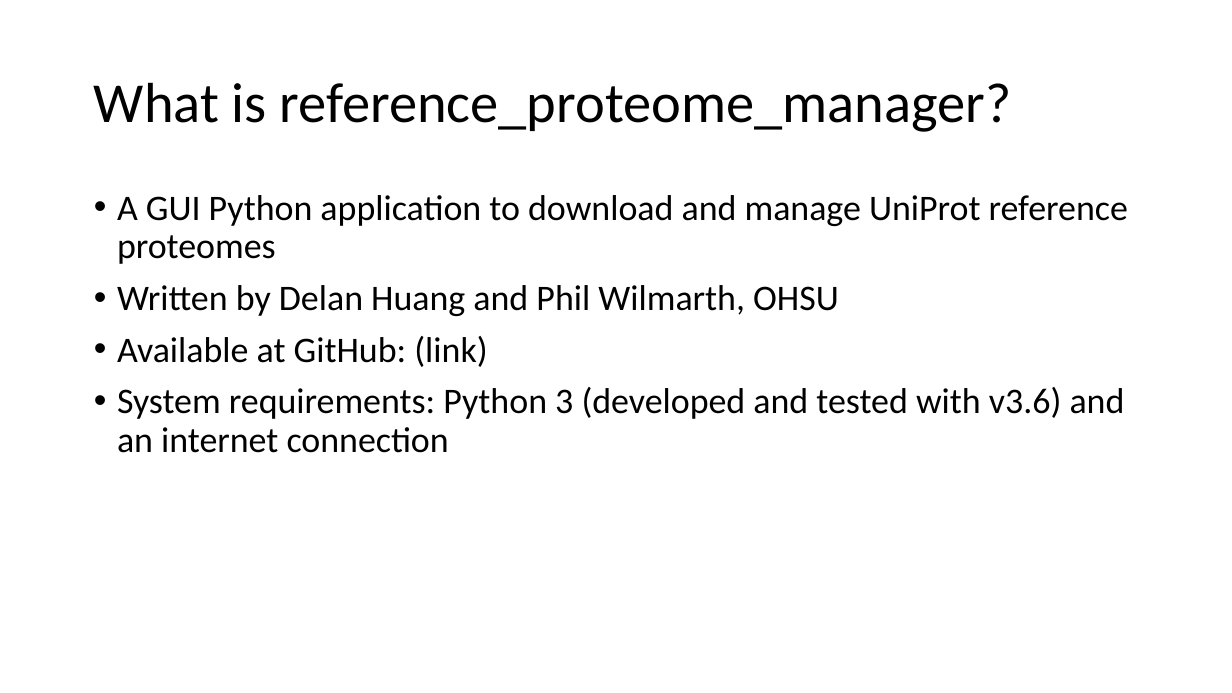
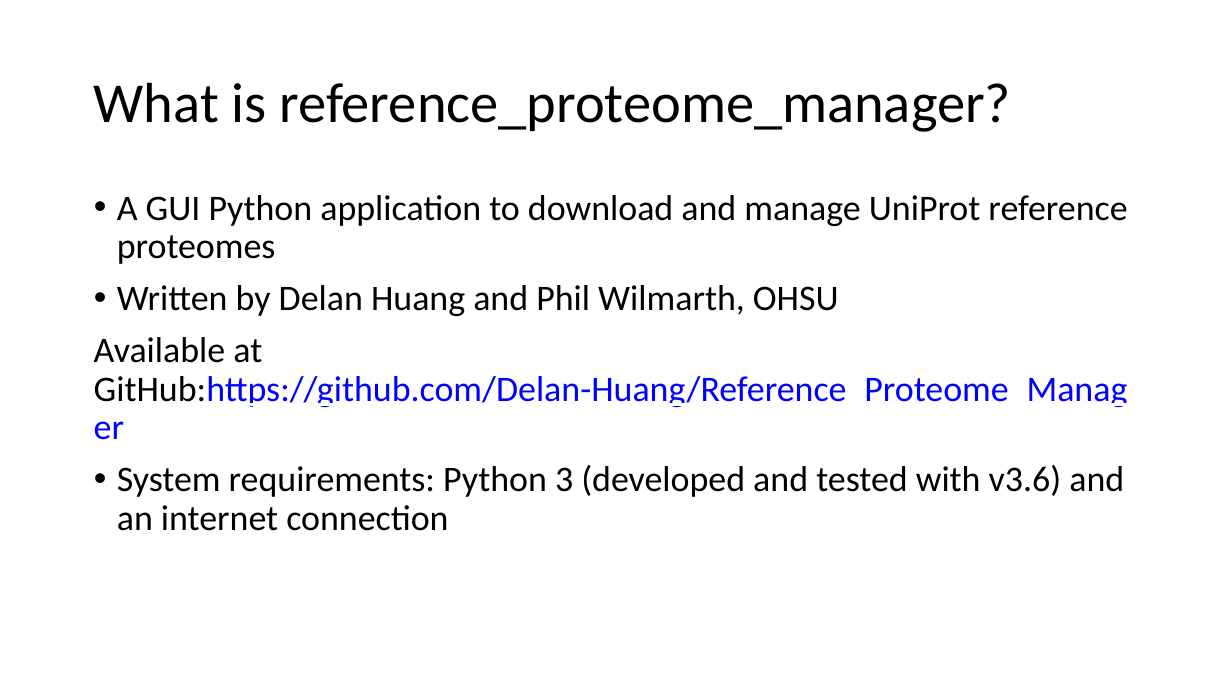
Before and after one commit to lily-liang12/Reference_Proteome_Manager, a slide deck: slide 2 of User Guide.pptx. Drawn at 1232x693 pixels with LibreOffice and Linux fonts; fonts in the diff are those of the drawing. Boxes give left, top, right and bottom in pixels: in the first picture for what was removed or moved away, otherwise in the second. Text is boxed around its words. In the diff, an @@ line names an element or a change of style, - is before the commit and + after.

Commit message:
Fixed Typos and updated reference_proteome_manager
Reference_Proteome_Manager: added additional database options
User Guide: Fixed Typos
reverse_fasta_PW2: Changed parameters to allow for contam path location

```diff
--- a/User Guide.pptx
+++ b/User Guide.pptx
@@ text at [94,337,1128,407]: text changed; text colour #000000 to #0000FF @@
-• Available at GitHub: (link)
+Available at GitHub:https://github.com/Delan-Huang/Reference_Proteome_Manager
```
Also in this commit, not shown: 12 other slides changed, 2 other files.
